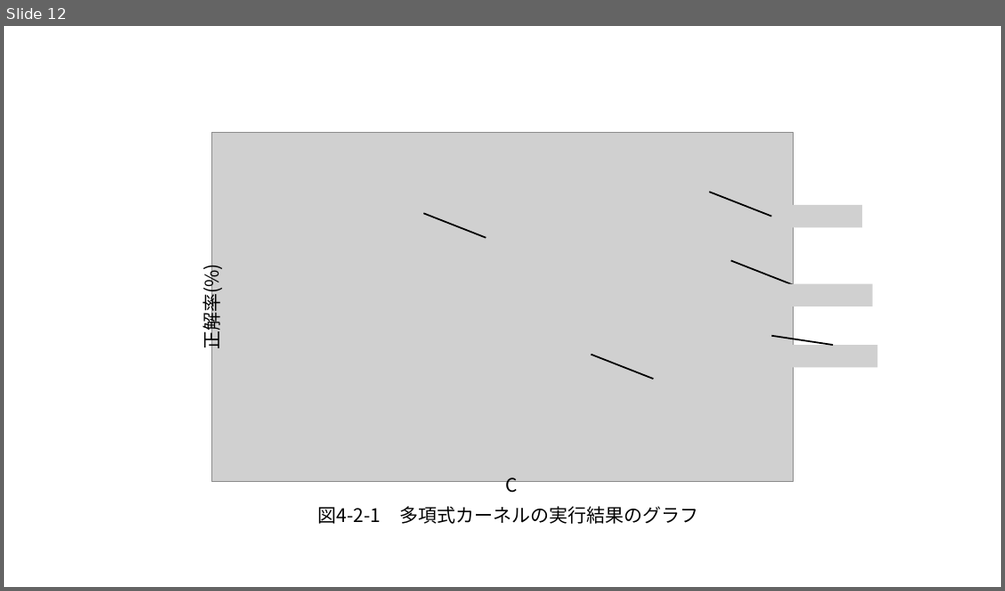
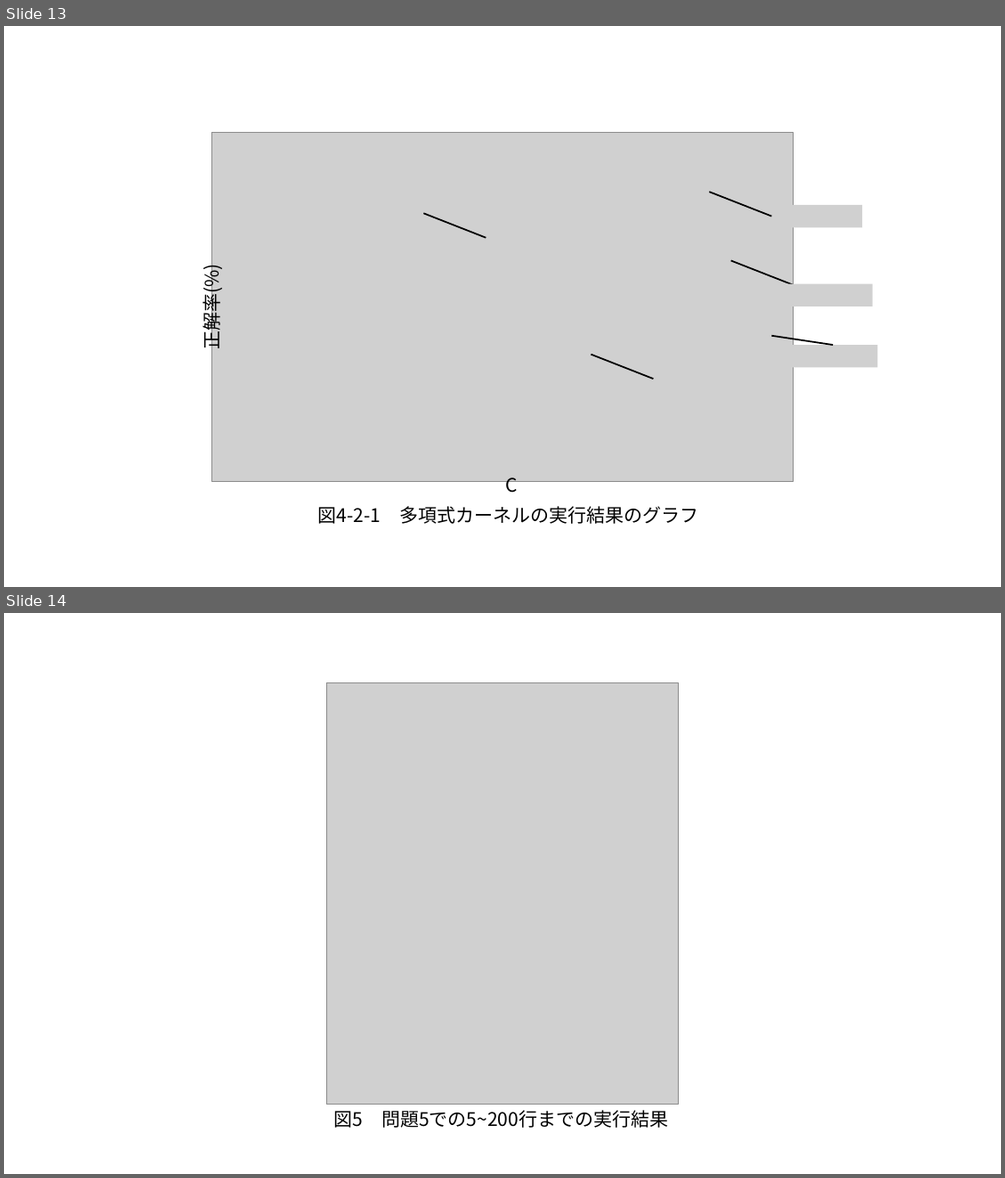
Before and after one commit to Ebichan610/univ_prog_experiment_project, a slide deck: latex/lec5/report_2412747_5.pptx. Shown one above the other, each under a label of ours: slide 12 before the commit, slides 13 and 14 after it. The pictures are 1005x591 and 1005x1178 pixels, drawn with LibreOffice and Linux fonts; fonts in the diff are those of the drawing; grey boxes stand for pictures. Boxes give left, top, right and bottom in pixels: in the first picture for what was removed or moved away, otherwise in the second. Text is boxed around its words. In the diff, an @@ line names an element or a change of style, - is before the commit and + after.

```diff
--- a/latex/lec5/report_2412747_5.pptx
+++ b/latex/lec5/report_2412747_5.pptx
@@ slide 14 added at [4,613,1001,1174], background #FFFFFF @@
@@ picture added at [326,682,679,1104] @@
@@ text added at [333,1110,668,1127], 18 pt, text #000000 @@
+図5 問題5での5~200行までの実行結果
@@ what was slide 12 is now slide 13 @@
```
Also in this commit, not shown: 2 other slides added, 1 slide removed, 2 other files.
